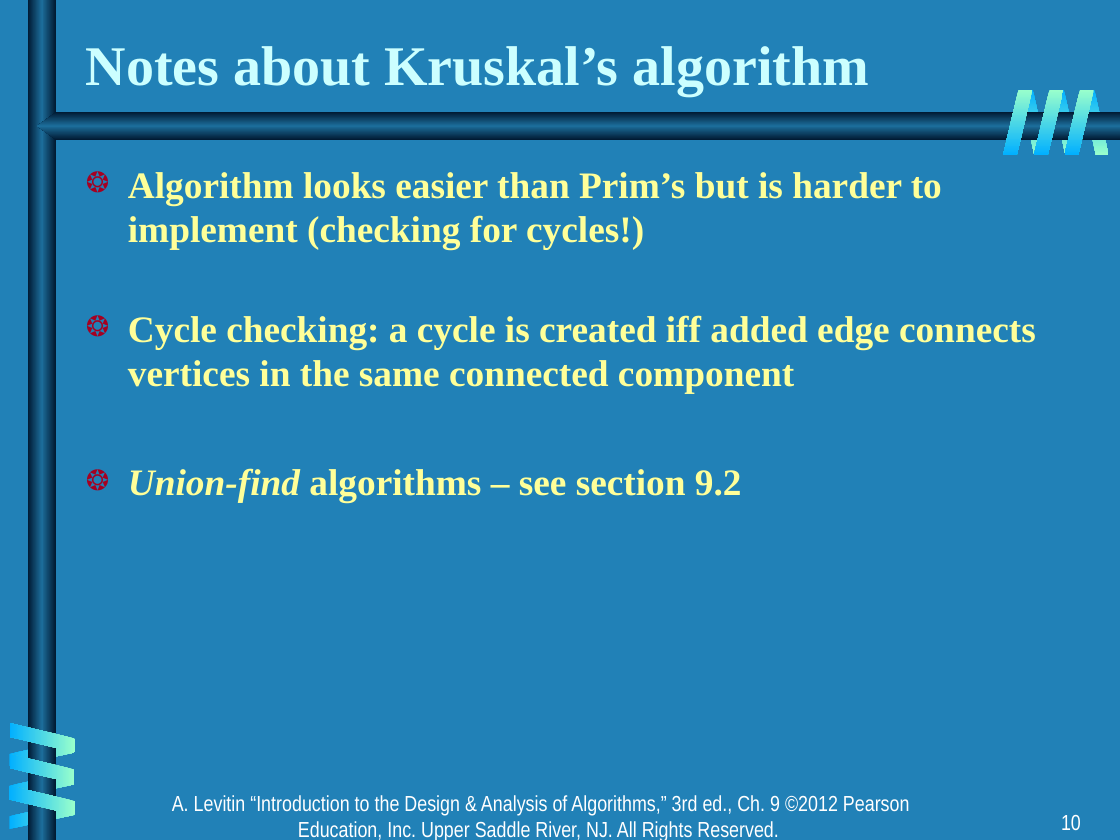
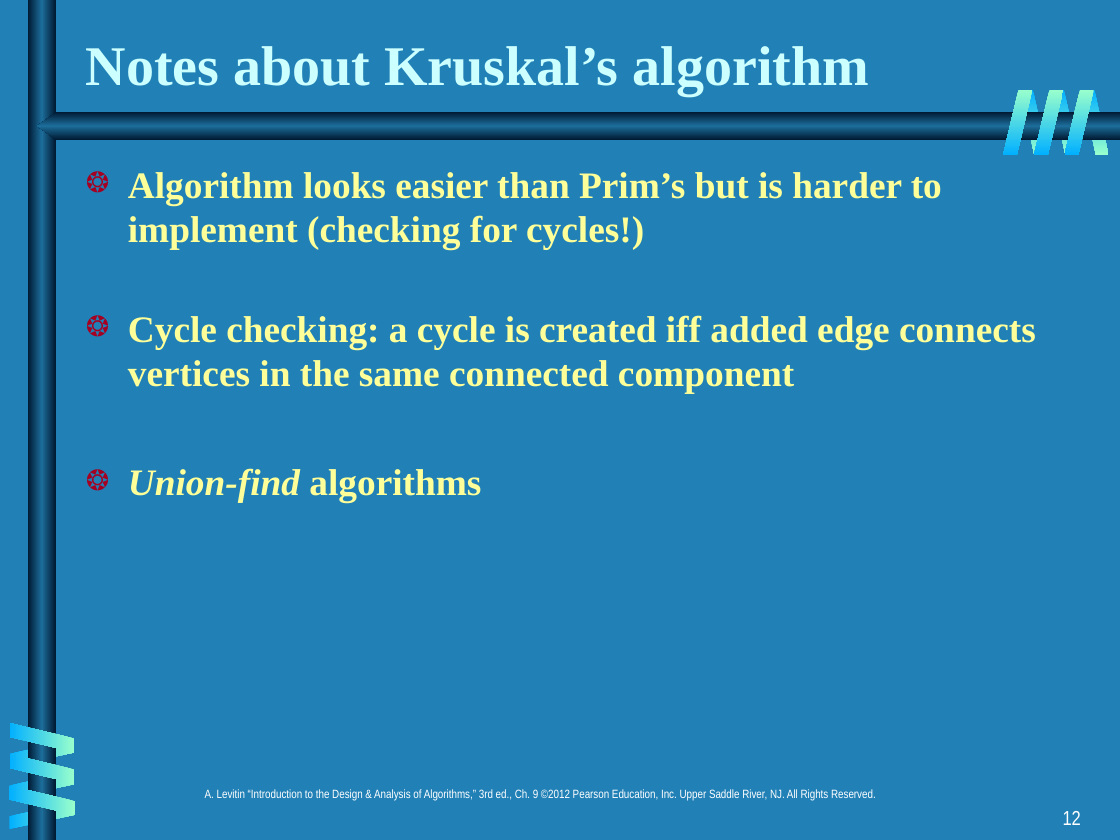
Before and after one commit to CMPT306/CMPT306.github.io, a slide deck: slide 12 of handouts/greedy/ch09.ppt (slide 10 before the commit). Drawn at 1120x840 pixels with LibreOffice and Linux fonts; fonts in the diff are those of the drawing. Boxes give left, top, right and bottom in pixels: in the first picture for what was removed or moved away, otherwise in the second. Text is boxed around its words. In the diff, an @@ line names an element or a change of style, - is before the commit and + after.

```diff
--- a/handouts/greedy/ch09.ppt
+++ b/handouts/greedy/ch09.ppt
@@ text at [128,468,481,502]: text changed; italic on @@
-❂ Union-find algorithms – see section 9.2
+❂ Union-find algorithms
@@ text "A. Levitin “Introduction to the ..." at [205,789,876,801]: size 14 to 7.7 pt; line spacing 1 to 0.8 @@
@@ page number at [1063,811,1081,825]: text changed; size 14 to 12.9 pt @@
-10
+12
```
Also in this commit, not shown: 12 other slides changed, 4 slides added, 2 other files.
